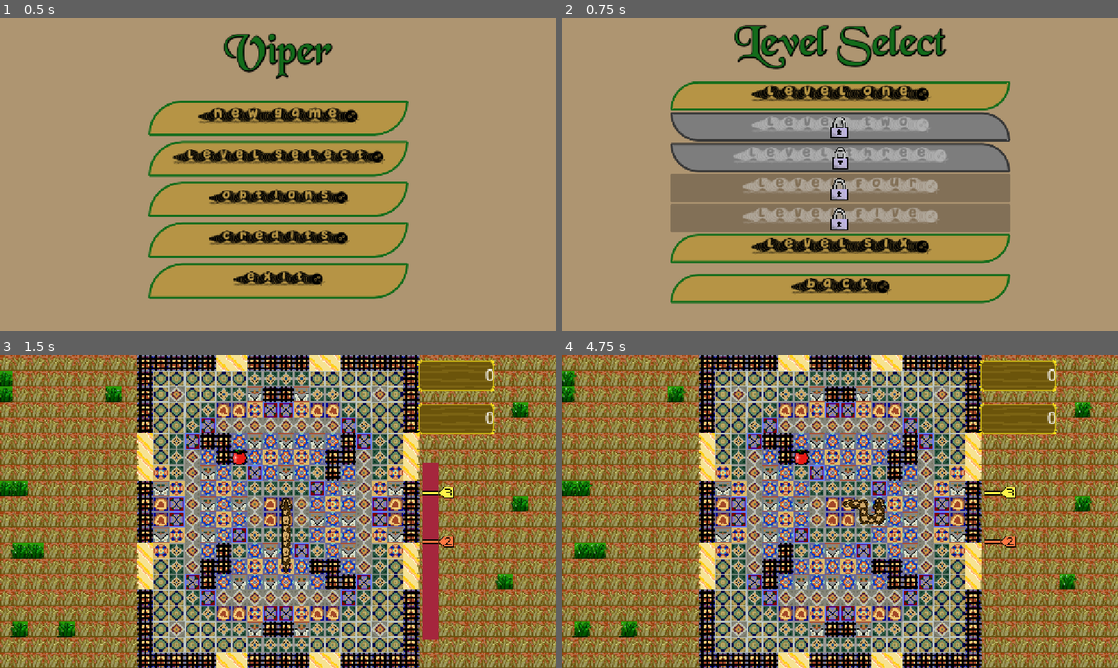
Above: before the commit, frames 1-4 (two rows, left to right).
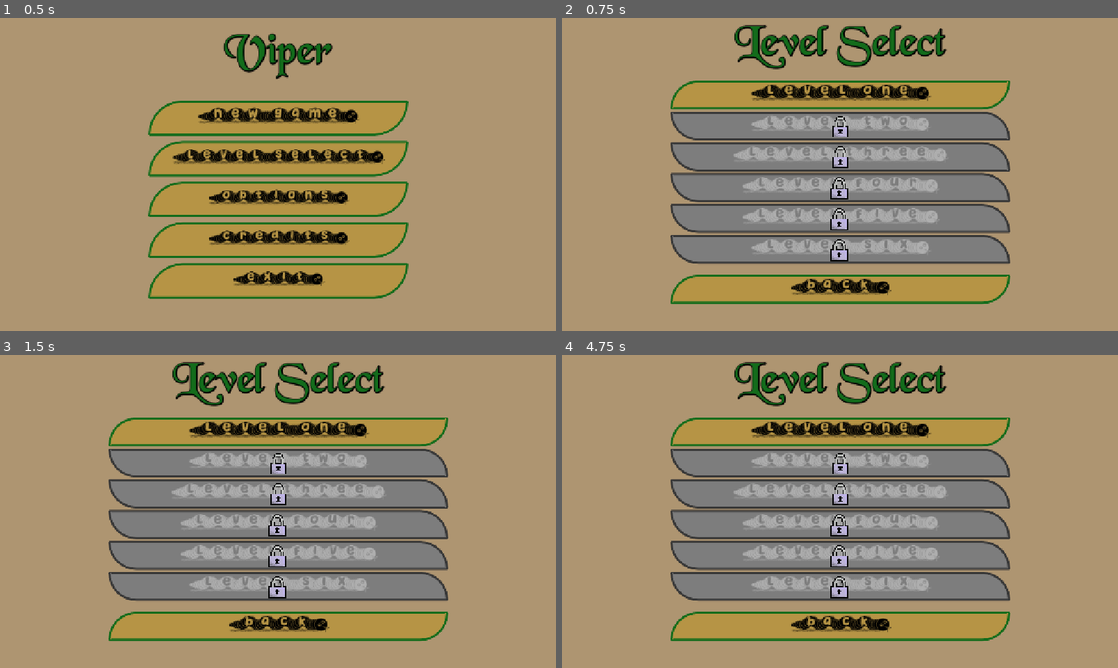
Above: after the commit, the same moments.

Repository: B-nce/Snake
Game: Godot game, scene res://scenes/main_menu_scene/main_menu.tscn
Same seed, same stepped clock (60 frames per second), same inputs: the game is played once before the commit and once after it.
Inputs (mouse positions are in pixels of both pictures, inside the frame that each line leads up to):
- Up to frame 1 (0.5 s): no input
- Up to frame 2 (0.75 s): click "(Level select)" at 0.5 s
- Up to frame 3 (1.5 s): click (278, 586) at 1.25 s, where only the run before the commit has a clickable "(Level six)"
- Up to frame 4 (4.75 s): hold Right (right) 2.03-2.78 s; hold Down (down) 2.78-3.53 s; hold Right (right) 3.53-4.28 s; hold Up (up) from 4.28 s (still down)

Frame 1 is identical in both runs. In frame 2, 21% of the frame differs, in the area x 19-81%, y 20-92%; in frame 3, 92%; in frame 4, 92%, in the area x 0-100%, y 0-100%.

Commit message:
disability updated, added tooltips and rattlesnake

Diff:
--- a/snake/constants.gd
+++ b/snake/constants.gd
@@ -39,3 +39,4 @@
 const ALBINO_KING_SNAKE_PREREQUISITE: int = 80
 const ALBINO_RETICULATED_PYTHON_PREREQUISITE: int = 100
 const YOUNG_TREE_BOA_PREREQUISITE: int = 130
+const RATTLE_SNAKE_PREREQUISITE: int = 100
--- a/snake/scenes/level_select/level_select.gd
+++ b/snake/scenes/level_select/level_select.gd
@@ -81,4 +81,10 @@
 
 
 func set_level_6_disability() -> void:
-	pass #TODO: finish when level 6 is done
+	if Global.get_high_score(Constants.DATA_LVL_6) >= Constants.LVL_6_PREREQUISITE:
+		%Level6Button.disabled = false
+		%Level6Button.tooltip_text = ""
+		%Level6Lock.visible = false
+	else:
+		%Level6Button.tooltip_text = "To unlock get a high score of at least 150 on level 5."
+		%Level6Button.disabled = true
--- a/snake/scenes/level_select/level_select.tscn
+++ b/snake/scenes/level_select/level_select.tscn
@@ -138,15 +138,14 @@
 anchor_top = 0.454545
 anchor_right = 0.497442
 anchor_bottom = 0.606061
-offset_left = -20.0
+offset_left = -15.9997
 offset_top = -20.0
-offset_right = 20.0
+offset_right = 20.0003
 offset_bottom = 20.0
 grow_horizontal = 2
 grow_vertical = 2
 texture = ExtResource("4_3c84o")
 expand_mode = 4
-metadata/_edit_use_anchors_ = true
 
 [node name="MarginContainer2" type="MarginContainer" parent="VBoxContainer/VBoxContainer"]
 layout_mode = 2
@@ -173,7 +172,7 @@
 unique_name_in_owner = true
 texture_filter = 1
 layout_mode = 1
-anchors_preset = 8
+anchors_preset = -1
 anchor_left = 0.5
 anchor_top = 0.5
 anchor_right = 0.5
@@ -202,6 +201,7 @@
 theme_override_colors/font_pressed_color = Color(0, 0, 0, 1)
 theme_override_fonts/font = ExtResource("1_t5gxd")
 theme_override_font_sizes/font_size = 55
+theme_override_styles/disabled = ExtResource("4_7g617")
 theme_override_styles/hover = SubResource("StyleBoxFlat_vdlig")
 theme_override_styles/pressed = SubResource("StyleBoxFlat_vdlig")
 theme_override_styles/normal = SubResource("StyleBoxFlat_3c84o")
@@ -241,28 +241,11 @@
 theme_override_colors/font_pressed_color = Color(0, 0, 0, 1)
 theme_override_fonts/font = ExtResource("1_t5gxd")
 theme_override_font_sizes/font_size = 55
+theme_override_styles/disabled = ExtResource("4_7g617")
 theme_override_styles/hover = SubResource("StyleBoxFlat_vdlig")
 theme_override_styles/pressed = SubResource("StyleBoxFlat_vdlig")
 theme_override_styles/normal = SubResource("StyleBoxFlat_3c84o")
 text = "(Level five)"
-
-[node name="MarginContainer6" type="MarginContainer" parent="VBoxContainer/VBoxContainer"]
-layout_mode = 2
-
-[node name="Level6Button" type="Button" parent="VBoxContainer/VBoxContainer/MarginContainer6"]
-layout_mode = 2
-size_flags_vertical = 3
-focus_mode = 0
-theme_override_colors/font_hover_color = Color(0.0745098, 0.423529, 0.105882, 1)
-theme_override_colors/font_color = Color(0, 0, 0, 1)
-theme_override_colors/font_focus_color = Color(0.0745098, 0.423529, 0.105882, 1)
-theme_override_colors/font_pressed_color = Color(0, 0, 0, 1)
-theme_override_fonts/font = ExtResource("1_t5gxd")
-theme_override_font_sizes/font_size = 55
-theme_override_styles/hover = SubResource("StyleBoxFlat_vdlig")
-theme_override_styles/pressed = SubResource("StyleBoxFlat_vdlig")
-theme_override_styles/normal = SubResource("StyleBoxFlat_3c84o")
-text = "(Level six)"
 
 [node name="Level5Lock" type="TextureRect" parent="VBoxContainer/VBoxContainer/MarginContainer5/Level5Button"]
 unique_name_in_owner = true
@@ -283,6 +266,45 @@
 expand_mode = 4
 metadata/_edit_use_anchors_ = true
 
+[node name="MarginContainer6" type="MarginContainer" parent="VBoxContainer/VBoxContainer"]
+layout_mode = 2
+
+[node name="Level6Button" type="Button" parent="VBoxContainer/VBoxContainer/MarginContainer6"]
+unique_name_in_owner = true
+layout_mode = 2
+size_flags_vertical = 3
+focus_mode = 0
+theme_override_colors/font_hover_color = Color(0.0745098, 0.423529, 0.105882, 1)
+theme_override_colors/font_color = Color(0, 0, 0, 1)
+theme_override_colors/font_focus_color = Color(0.0745098, 0.423529, 0.105882, 1)
+theme_override_colors/font_pressed_color = Color(0, 0, 0, 1)
+theme_override_fonts/font = ExtResource("1_t5gxd")
+theme_override_font_sizes/font_size = 55
+theme_override_styles/disabled = ExtResource("4_7g617")
+theme_override_styles/hover = SubResource("StyleBoxFlat_vdlig")
+theme_override_styles/pressed = SubResource("StyleBoxFlat_vdlig")
+theme_override_styles/normal = SubResource("StyleBoxFlat_3c84o")
+text = "(Level six)"
+
+[node name="Level6Lock" type="TextureRect" parent="VBoxContainer/VBoxContainer/MarginContainer6/Level6Button"]
+unique_name_in_owner = true
+texture_filter = 1
+layout_mode = 1
+anchors_preset = -1
+anchor_left = 0.497442
+anchor_top = 0.454545
+anchor_right = 0.497442
+anchor_bottom = 0.606061
+offset_left = -20.0
+offset_top = -20.0
+offset_right = 20.0
+offset_bottom = 20.0
+grow_horizontal = 2
+grow_vertical = 2
+texture = ExtResource("4_3c84o")
+expand_mode = 4
+metadata/_edit_use_anchors_ = true
+
 [node name="MarginContainer2" type="MarginContainer" parent="VBoxContainer"]
 layout_mode = 2
 theme = SubResource("Theme_vdlig")
--- a/snake/scenes/options_scene/options.gd
+++ b/snake/scenes/options_scene/options.gd
@@ -14,6 +14,7 @@
 	set_albino_king_snake_disability()
 	set_albino_reticulated_python_disability()
 	set_yound_tree_boa_disability()
+	set_rattle_snake_disability()
 
 
 func _on_h_slider_value_changed(value: float) -> void:
@@ -45,70 +46,97 @@
 func set_albino_ball_python_disability() -> void:
 	if Global.get_high_score(Constants.DATA_LVL_1) >= Constants.ALBINO_BALL_PYTHON_PREREQUISITE:
 		%AlbinoBallPythonPanel.set_button_disability(false)
+		%AlbinoBallPythonPanel.tooltip_text = ""
 		%AlbinoBallPythonLock.visible = false
 	else:
 		%AlbinoBallPythonPanel.set_button_disability(true)
+		%AlbinoBallPythonPanel.tooltip_text = "To unlock get a high score of at least 40 on level 1."
 		%AlbinoBallPythonLock.visible = true
 
 
 func set_albino_boa_disability() -> void:
 	if Global.get_high_score(Constants.DATA_LVL_1) >= Constants.ALBINO_BOA_PREREQUISITE:
 		%AlbinoBoaPanel.set_button_disability(false)
+		%AlbinoBoaPanel.tooltip_text = ""
 		%AlbinoBoaLock.visible = false
 	else:
 		%AlbinoBoaPanel.set_button_disability(true)
+		%AlbinoBoaPanel.tooltip_text = "To unlock get a high score of at least 60 on level 1."
 		%AlbinoBoaLock.visible = true
 
 
 func set_albino_burmese_python_disability() -> void:
 	if Global.get_high_score(Constants.DATA_LVL_2) >= Constants.ALBINO_BURMESE_PYTHON_PREREQUISITE:
 		%AlbinoBurmesePythonPanel.set_button_disability(false)
+		%AlbinoBurmesePythonPanel.tooltip_text = ""
 		%AlbinoBurmesePythonLock.visible = false
 	else:
 		%AlbinoBurmesePythonPanel.set_button_disability(true)
+		%AlbinoBurmesePythonPanel.tooltip_text = "To unlock get a high score of at least 50 on level 2."
 		%AlbinoBurmesePythonLock.visible = true
 
 
 func set_albino_corn_snake_disability() -> void:
 	if Global.get_high_score(Constants.DATA_LVL_2) >= Constants.ALBINO_CORN_SNAKE_PREREQUISITE:
 		%AlbinoCornSnakePanel.set_button_disability(false)
+		%AlbinoCornSnakePanel.tooltip_text = ""
 		%AlbinoCornSnakeLock.visible = false
 	else:
 		%AlbinoCornSnakePanel.set_button_disability(true)
+		%AlbinoCornSnakePanel.tooltip_text = "To unlock get a high score of at least 80 on level 2."
 		%AlbinoCornSnakeLock.visible = true
 
 
 func set_albino_anaconda_disability() -> void:
 	if Global.get_high_score(Constants.DATA_LVL_3) >= Constants.ALBINO_ANACONDA_PREREQUISITE:
 		%AlbinoAnacondaPanel.set_button_disability(false)
+		%AlbinoAnacondaPanel.tooltip_text = ""
 		%AlbinoAnacondaLock.visible = false
 	else:
 		%AlbinoAnacondaPanel.set_button_disability(true)
+		%AlbinoAnacondaPanel.tooltip_text = "To unlock get a high score of at least 70 on level 3."
 		%AlbinoAnacondaLock.visible = true
 
 
 func set_albino_king_snake_disability() -> void:
 	if Global.get_high_score(Constants.DATA_LVL_4) >= Constants.ALBINO_CORN_SNAKE_PREREQUISITE:
 		%AlbinoKingSnakePanel.set_button_disability(false)
+		%AlbinoKingSnakePanel.tooltip_text = ""
 		%AlbinoKingSnakeLock.visible = false
 	else:
 		%AlbinoKingSnakePanel.set_button_disability(true)
+		%AlbinoKingSnakePanel.tooltip_text = "To unlock get a high score of at least 80 on level 4."
 		%AlbinoKingSnakeLock.visible = true
 
 
 func set_albino_reticulated_python_disability() -> void:
 	if Global.get_high_score(Constants.DATA_LVL_4) >= Constants.ALBINO_RETICULATED_PYTHON_PREREQUISITE:
 		%AlbinnoReticulatedPythonPanel.set_button_disability(false)
+		%AlbinnoReticulatedPythonPanel.tooltip_text = ""
 		%AlbinoReticulatedPythonLock.visible = false
 	else:
 		%AlbinnoReticulatedPythonPanel.set_button_disability(true)
+		%AlbinnoReticulatedPythonPanel.tooltip_text = "To unlock get a high score of at least 100 on level 4."
 		%AlbinoReticulatedPythonLock.visible = true
 
 
 func set_yound_tree_boa_disability() -> void:
 	if Global.get_high_score(Constants.DATA_LVL_5) >= Constants.YOUNG_TREE_BOA_PREREQUISITE:
 		%YoungTreeBoaPanel.set_button_disability(false)
+		%YoungTreeBoaPanel.tooltip_text = ""
 		%YoungTreeBoaLock.visible = false
 	else:
 		%YoungTreeBoaPanel.set_button_disability(true)
+		%YoungTreeBoaPanel.tooltip_text = "To unlock get a high score of at least 130 on level 5."
 		%YoungTreeBoaLock.visible = true
+
+
+func set_rattle_snake_disability() -> void:
+	if Global.get_high_score(Constants.DATA_LVL_6) >= Constants.RATTLE_SNAKE_PREREQUISITE:
+		%RattleSnakePanel.set_button_disability(false)
+		%RattleSnakePanel.tooltip_text = ""
+		%RattleSnakeLock.visible = false
+	else:
+		%RattleSnakePanel.set_button_disability(true)
+		%RattleSnakePanel.tooltip_text = "To unlock get a high score of at least 100 on level 6."
+		%RattleSnakeLock.visible = true
--- a/snake/scenes/options_scene/options.tscn
+++ b/snake/scenes/options_scene/options.tscn
@@ -19,6 +19,7 @@
 [ext_resource type="Texture2D" uid="uid://cbiu6kef8lxco" path="res://assets/sprites/reticulated_python.png" id="14_cse3v"]
 [ext_resource type="Texture2D" uid="uid://clafsi82juo43" path="res://assets/sprites/emerald_tree_boa.png" id="15_cse3v"]
 [ext_resource type="Texture2D" uid="uid://clc8bj60tca8g" path="res://assets/sprites/corn_snake_albino.png" id="15_y8vwf"]
+[ext_resource type="Texture2D" uid="uid://dwhqoifvst7wl" path="res://assets/sprites/rattlesnake.png" id="16_pc1xl"]
 [ext_resource type="Texture2D" uid="uid://3x5c8mq5jpni" path="res://assets/sprites/lock.png" id="17_hg67v"]
 [ext_resource type="Texture2D" uid="uid://dhjuaqvt4va8q" path="res://assets/sprites/green_anaconda_albino.png" id="19_hg67v"]
 [ext_resource type="Texture2D" uid="uid://70t2mqv8spih" path="res://assets/sprites/king_snake_albino.png" id="20_pc1xl"]
@@ -353,6 +354,31 @@
 snake_skin = ExtResource("15_cse3v")
 skin_path = "res://assets/sprites/emerald_tree_boa.png"
 
+[node name="RattleSnakePanel" parent="TabContainer/Skin selector/ScrollContainer/HorizontalOutsideContainer/ContainerColumn" instance=ExtResource("7_gqgkr")]
+unique_name_in_owner = true
+layout_mode = 2
+button_text = "Emerald Tree Boa"
+snake_skin = ExtResource("16_pc1xl")
+skin_path = "res://assets/sprites/emerald_tree_boa.png"
+
+[node name="RattleSnakeLock" type="TextureRect" parent="TabContainer/Skin selector/ScrollContainer/HorizontalOutsideContainer/ContainerColumn/RattleSnakePanel"]
+unique_name_in_owner = true
+texture_filter = 1
+layout_mode = 1
+anchors_preset = 8
+anchor_left = 0.5
+anchor_top = 0.5
+anchor_right = 0.5
+anchor_bottom = 0.5
+offset_left = -18.0
+offset_top = -25.0
+offset_right = 18.0
+offset_bottom = 25.0
+grow_horizontal = 2
+grow_vertical = 2
+texture = ExtResource("17_hg67v")
+metadata/_edit_use_anchors_ = true
+
 [node name="ContainerColumn2" type="VBoxContainer" parent="TabContainer/Skin selector/ScrollContainer/HorizontalOutsideContainer"]
 layout_mode = 2
 size_flags_horizontal = 3
@@ -588,6 +614,7 @@
 [connection signal="skin_selected" from="TabContainer/Skin selector/ScrollContainer/HorizontalOutsideContainer/ContainerColumn/KingSnakePanel" to="." method="_on_snake_skin_panel_skin_selected"]
 [connection signal="skin_selected" from="TabContainer/Skin selector/ScrollContainer/HorizontalOutsideContainer/ContainerColumn/ReticulatedPythonPanel" to="." method="_on_snake_skin_panel_skin_selected"]
 [connection signal="skin_selected" from="TabContainer/Skin selector/ScrollContainer/HorizontalOutsideContainer/ContainerColumn/TreeBoaPanel" to="." method="_on_snake_skin_panel_skin_selected"]
+[connection signal="skin_selected" from="TabContainer/Skin selector/ScrollContainer/HorizontalOutsideContainer/ContainerColumn/RattleSnakePanel" to="." method="_on_snake_skin_panel_skin_selected"]
 [connection signal="skin_selected" from="TabContainer/Skin selector/ScrollContainer/HorizontalOutsideContainer/ContainerColumn2/AlbinoBallPythonPanel" to="." method="_on_snake_skin_panel_skin_selected"]
 [connection signal="skin_selected" from="TabContainer/Skin selector/ScrollContainer/HorizontalOutsideContainer/ContainerColumn2/AlbinoBoaPanel" to="." method="_on_snake_skin_panel_skin_selected"]
 [connection signal="skin_selected" from="TabContainer/Skin selector/ScrollContainer/HorizontalOutsideContainer/ContainerColumn2/AlbinoBurmesePythonPanel" to="." method="_on_snake_skin_panel_skin_selected"]
Not shown: 2 places in snake/scenes/level_base/level_base.tscn that only renumber resources
Not shown: 1 places in snake/scenes/options_scene/options.tscn that only renumber resources
